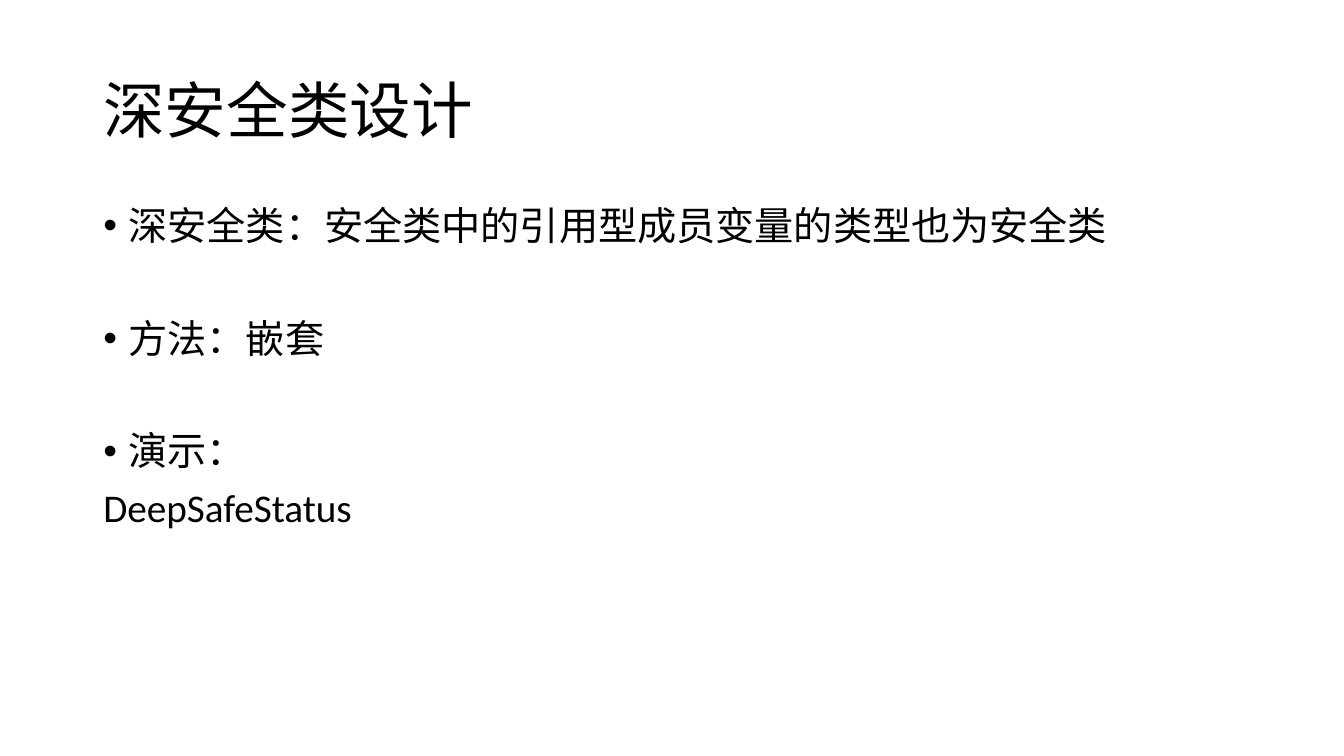
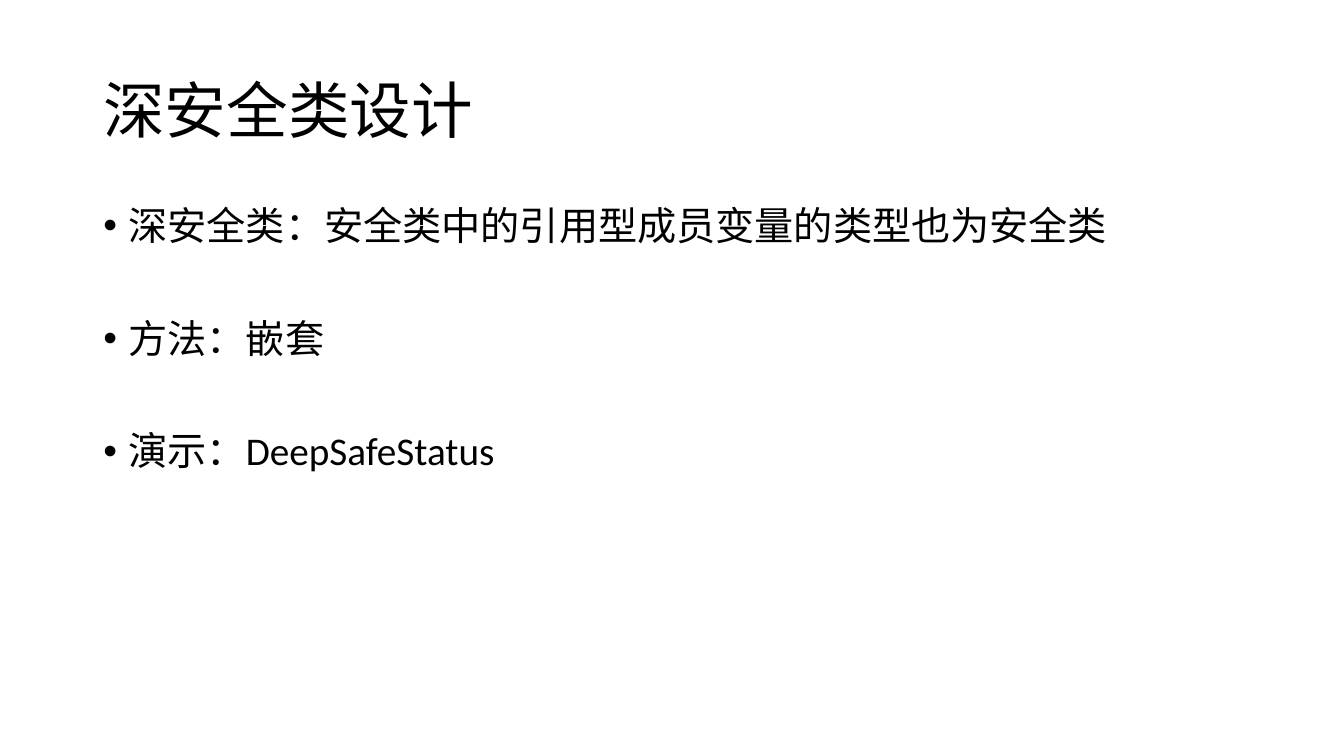
Before and after one commit to GerogeLeon/multithread_demo, a slide deck: slide 22 of JAVA并发编程.pptx. Drawn at 1344x756 pixels with LibreOffice and Linux fonts; fonts in the diff are those of the drawing. Boxes give left, top, right and bottom in pixels: in the first picture for what was removed or moved away, otherwise in the second. Text is boxed around its words. In the diff, an @@ line names an element or a change of style, - is before the commit and + after.

```diff
--- a/JAVA并发编程.pptx
+++ b/JAVA并发编程.pptx
@@ text at [128, 432, 494, 472]: text changed @@
-• 演示：
-DeepSafeStatus
+• 演示：DeepSafeStatus
```
Also in this commit, not shown: 6 other slides changed, 7 other files.
